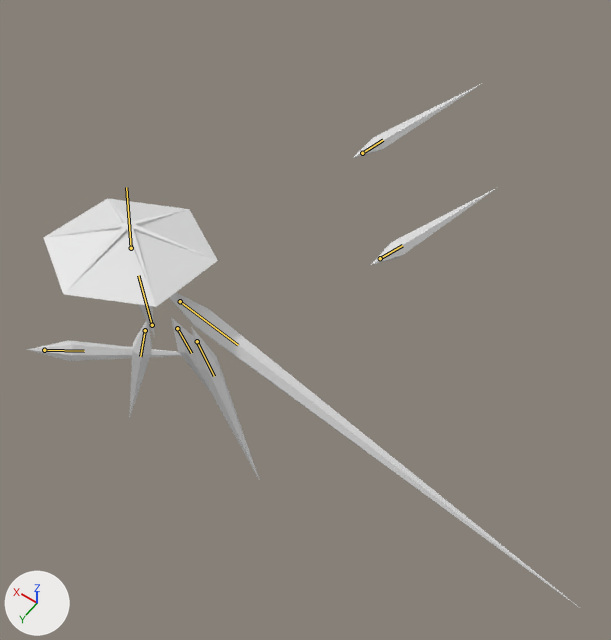
The glTF model glb_imports/ClarityDressShardsMaster.glb, before and after one commit.
Camera for both pictures: a 50 mm camera at (-36.3, 28.2, 61.7) aimed at (-6.3, -13.8, -4.4). The axes (+X, +Y, +Z) are drawn at lower left. The lights are the same throughout. The picture after the commit comes second. Both versions are drawn at frame 78 of the action 'SingleShardSequence1'; the numbers are the values there. The bones that bend it are drawn over the model as lines.

Names of what the first picture shows: 'Arm', 'BackLeft', 'BackRight', 'FrontLeft', 'Hat', 'MiddleLeft', 'MiddleRight' and 2 more.
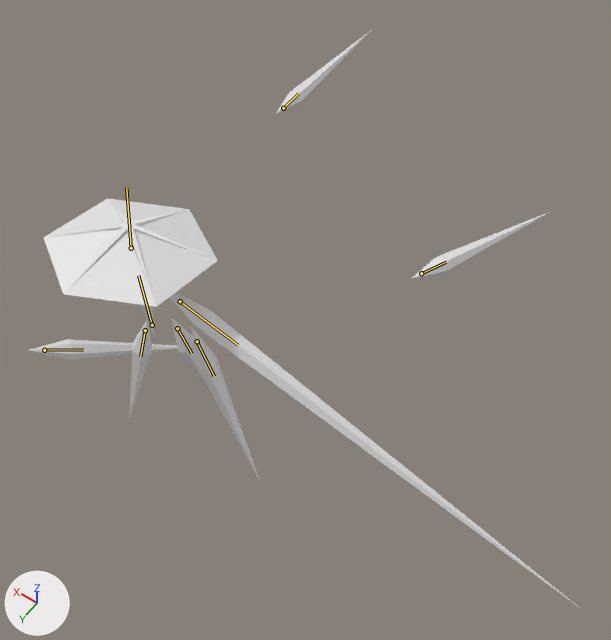
Boxes [x1, y1, x2, y2] around the edits, measured in the pictures (611 x 640 px):
```json
{"object": "BackRight", "change": "posed", "before": [371, 187, 498, 265], "after": [411, 212, 549, 279], "on screen": "9% wider, 14% shorter"}
{"object": "BackLeft", "change": "posed", "before": [353, 84, 481, 158], "after": [276, 31, 370, 114], "on screen": "26% narrower, 12% taller"}
{"object": "MiddleLeft", "change": "posed", "before": [27, 340, 182, 361], "after": [28, 339, 178, 360]}
{"bone": "Middle.L", "before": "(44, 350) to (84, 351)", "after": "(44, 350) to (83, 349)"}
{"bone": "Back.L", "before": "(362, 153) to (383, 140)", "after": "(283, 108) to (298, 93)"}
{"bone": "Back.R", "before": "(380, 258) to (402, 245)", "after": "(421, 273) to (446, 262)"}
```

Edits to the scene script, one JSON object a line:
```json
{"block": "bone_middle_l", "where": "bone_middle_l = bpy.data.objects['Armature'].pose.bones['Middle.L']"}
{"op": "set", "path": "bone_middle_l.rotation_quaternion", "old": "(0.794, 0.344, -0.207, -0.457)", "new": "(0.793, 0.355, -0.234, -0.437)", "note": "degrees (47, -1, -60) -> degrees (50, -3, -59)"}
{"block": "bone_back_l", "where": "bone_back_l = bpy.data.objects['Armature'].pose.bones['Back.L']"}
{"op": "set", "path": "bone_back_l.location", "old": "(0.66, -4.81, 40.43)", "new": "(-11.38, -2.17, 42.66)"}
{"op": "set", "path": "bone_back_l.rotation_quaternion", "old": "(0.103, 0.341, 0.556, 0.751)", "new": "(0.208, 0.264, 0.551, 0.764)", "note": "degrees (81, -23, 144) -> degrees (75, -10, 142)"}
{"block": "bone_back_r", "where": "bone_back_r = bpy.data.objects['Armature'].pose.bones['Back.R']"}
{"op": "set", "path": "bone_back_r.location", "old": "(5.35, -0.75, 27.14)", "new": "(9.81, -0.01, 28.01)"}
{"op": "set", "path": "bone_back_r.rotation_quaternion", "old": "(0.349, 0.273, -0.572, -0.69)", "new": "(0.391, 0.236, -0.564, -0.688)", "note": "degrees (79, -1, -127) -> degrees (75, -7, -126)"}
```
